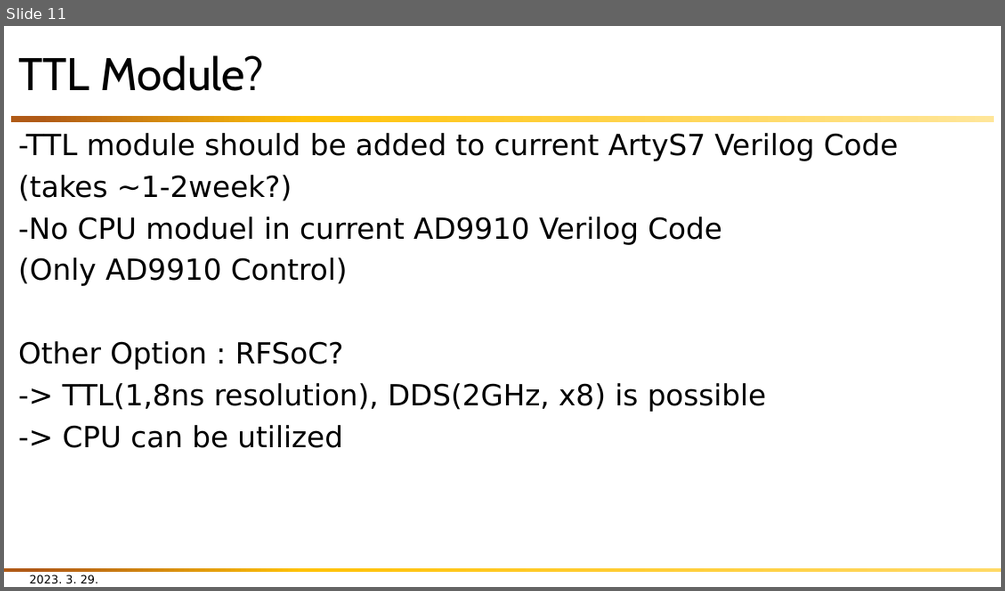
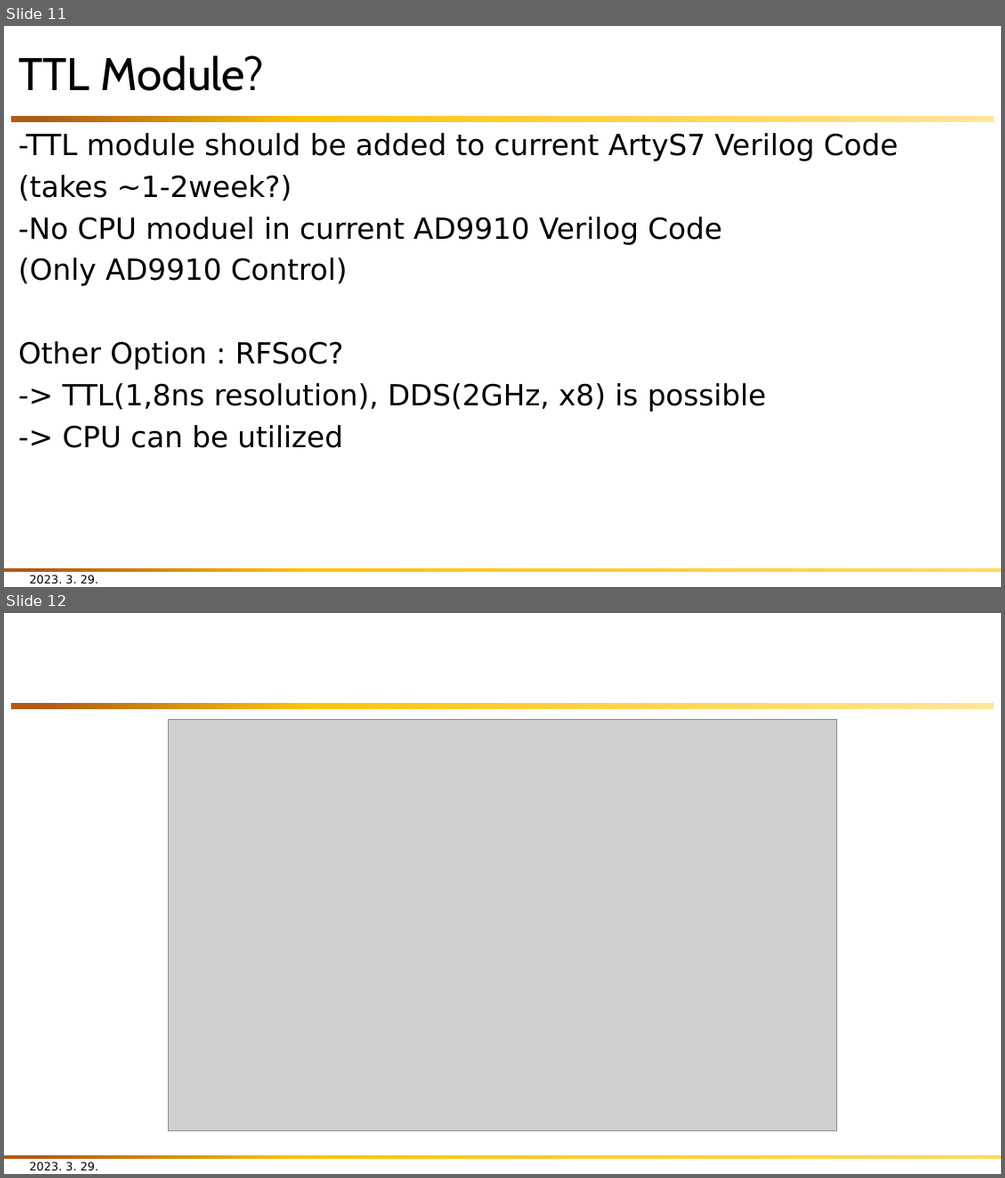
Before and after one commit to snu-quiqcl/AD9910, a slide deck: Document/PPT/20231110_AD9910_Meeting.pptx. Shown one above the other, each under a label of ours: slide 11 before the commit, slides 11 and 12 after it. The pictures are 1005x591 and 1005x1178 pixels, drawn with LibreOffice and Linux fonts; fonts in the diff are those of the drawing; grey boxes stand for pictures. Boxes give left, top, right and bottom in pixels: in the first picture for what was removed or moved away, otherwise in the second. Text is boxed around its words. In the diff, an @@ line names an element or a change of style, - is before the commit and + after.

```diff
--- a/Document/PPT/20231110_AD9910_Meeting.pptx
+++ b/Document/PPT/20231110_AD9910_Meeting.pptx
@@ slide 12 added at bbox=[4, 613, 1001, 1174], background #FFFFFF; not listed: 2 template elements that a slide beside it also shows @@
@@ picture added at bbox=[169, 719, 836, 1130] @@
@@ text added at bbox=[30, 1161, 98, 1171], 11 pt, text #000000 @@
+2023. 3. 29.
```
Also in this commit, not shown: 4 other files.
